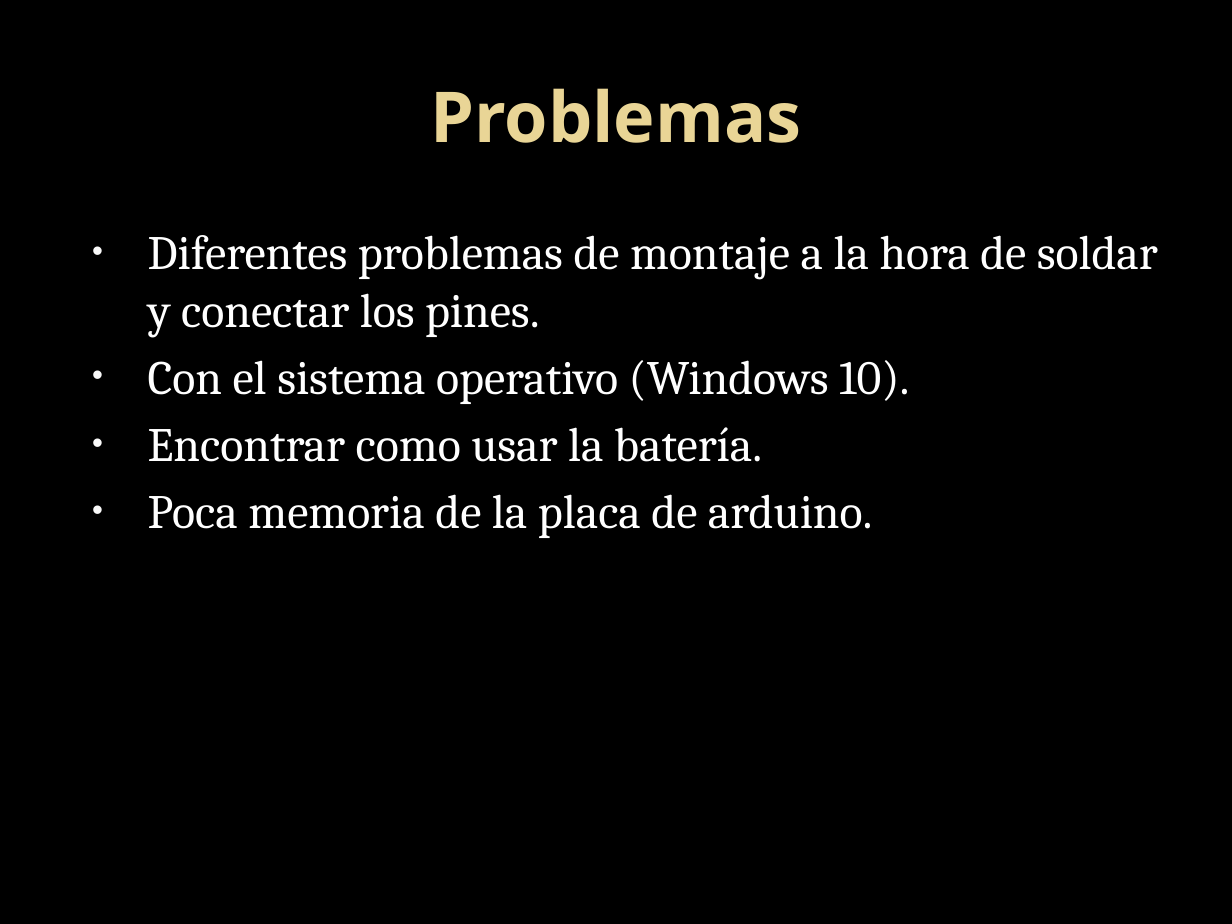
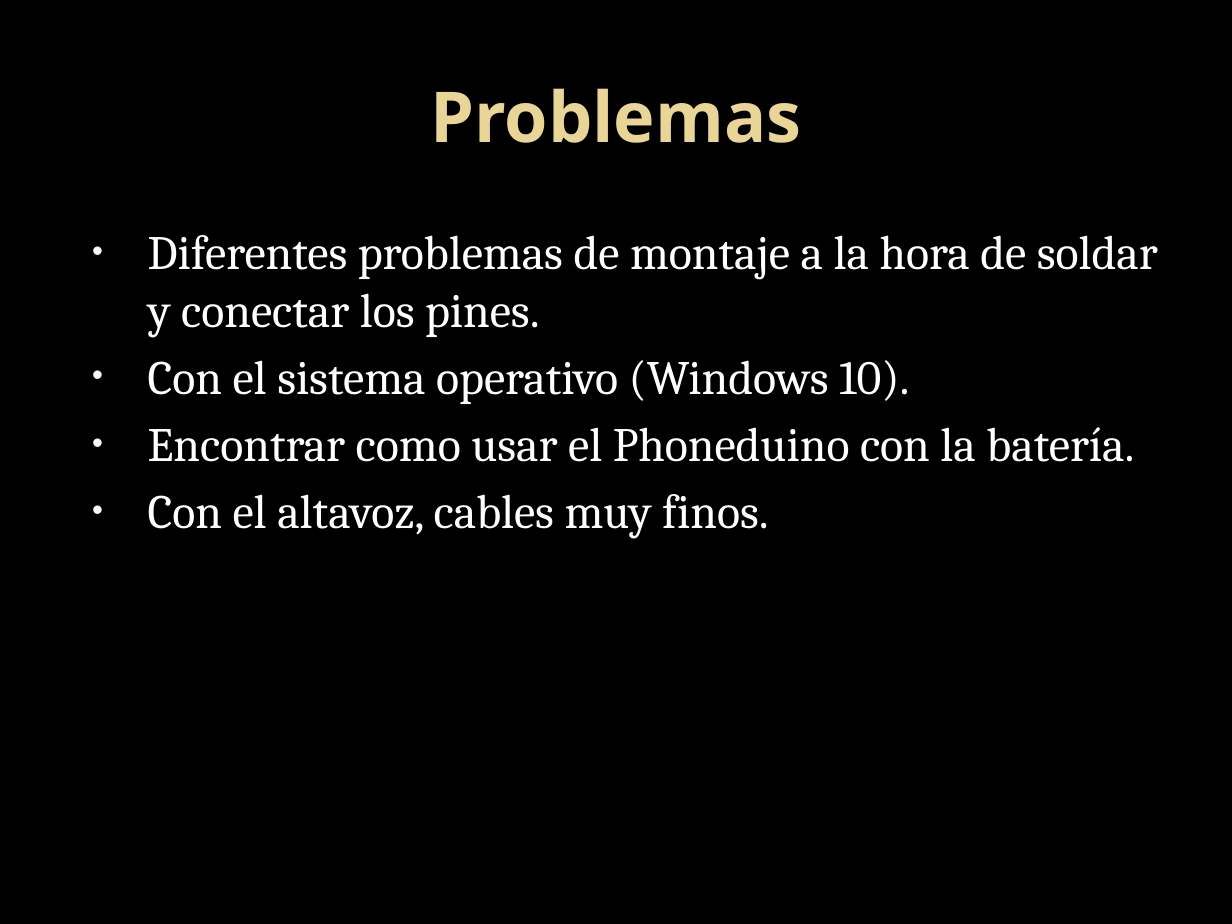
Before and after one commit to JaimeLLanos/ArduinoPhoneduino, a slide deck: slide 12 of PHONEDUINO.pptx (slide 10 before the commit). Drawn at 1232x924 pixels with LibreOffice and Linux fonts; fonts in the diff are those of the drawing; background and template pictures are left out. Boxes give left, top, right and bottom in pixels: in the first picture for what was removed or moved away, otherwise in the second. Text is boxed around its words. In the diff, an @@ line names an element or a change of style, - is before the commit and + after.

```diff
--- a/PHONEDUINO.pptx
+++ b/PHONEDUINO.pptx
@@ text at (148,427,1134,538): text changed @@
-• Encontrar como usar la batería.
-• Poca memoria de la placa de arduino.
+• Encontrar como usar el Phoneduino con la batería.
+• Con el altavoz, cables muy finos.
```
Also in this commit, not shown: 7 other slides changed.
